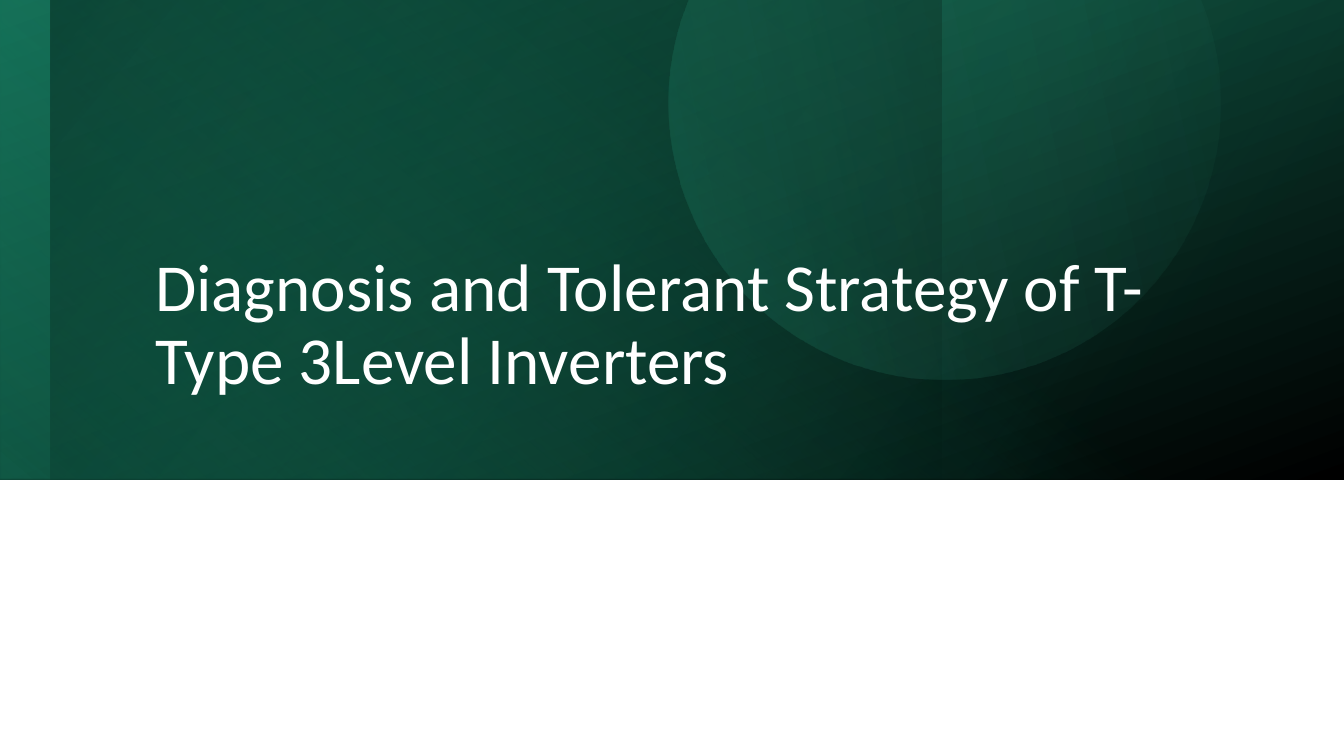
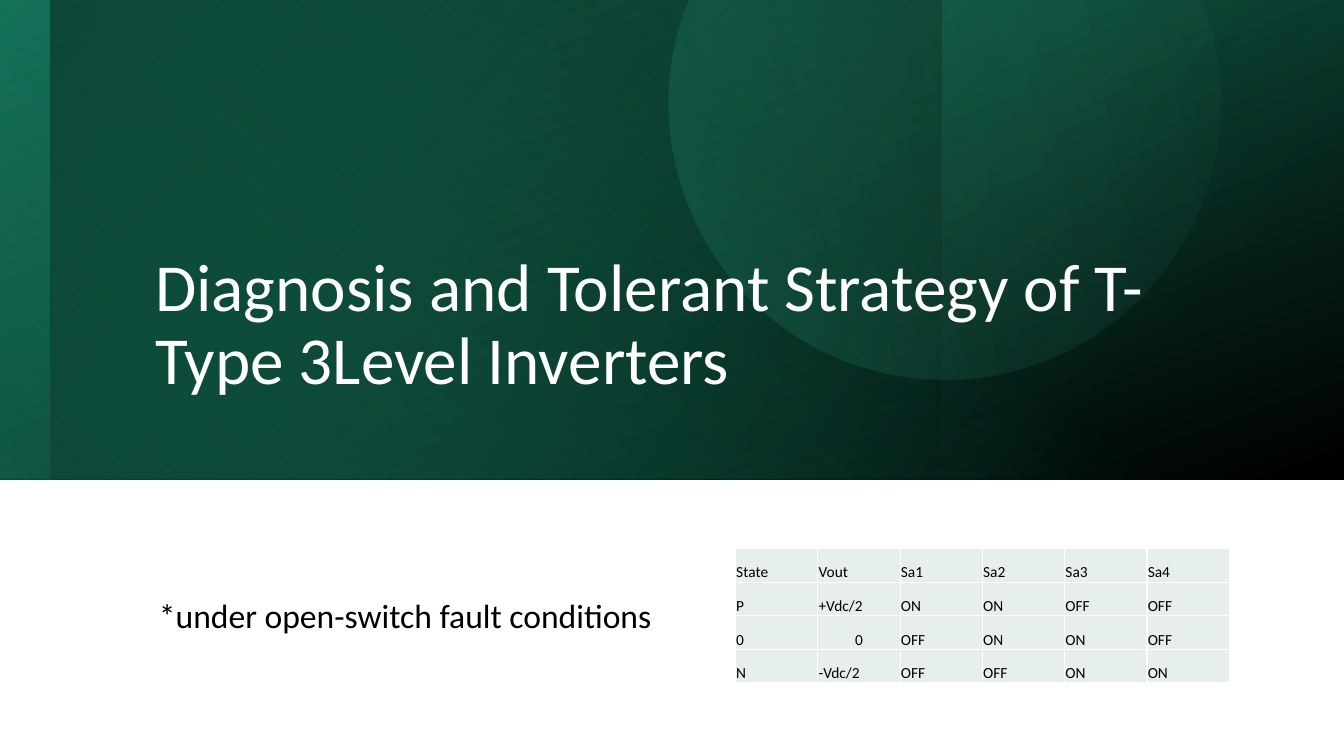
Before and after one commit to ahmetcan-akuz/Thesis, a slide deck: slide 11 of Reports/Fault_Tolerance.pptx. Drawn at 1344x756 pixels with LibreOffice and Linux fonts; fonts in the diff are those of the drawing. Boxes give left, top, right and bottom in pixels: in the first picture for what was removed or moved away, otherwise in the second. Text is boxed around its words. In the diff, an @@ line names an element or a change of style, - is before the commit and + after.

Commit message:
3 LI T-Type Inverter Fault operation analysis

```diff
--- a/Reports/Fault_Tolerance.pptx
+++ b/Reports/Fault_Tolerance.pptx
@@ table added at (736,548,1232,683), 4 rows, 6 columns @@
+State | Vout | Sa1 | Sa2 | Sa3 | Sa4
+P | +Vdc/2 | ON | ON | OFF | OFF
+0 | 0 | OFF | ON | ON | OFF
+N | -Vdc/2 | OFF | OFF | ON | ON
@@ subtitle added at (159,604,651,634), 24 pt, text #000000 @@
+*under open-switch fault conditions
```
Also in this commit, not shown: 2 slides added, 1 slide removed, 2 other files.
